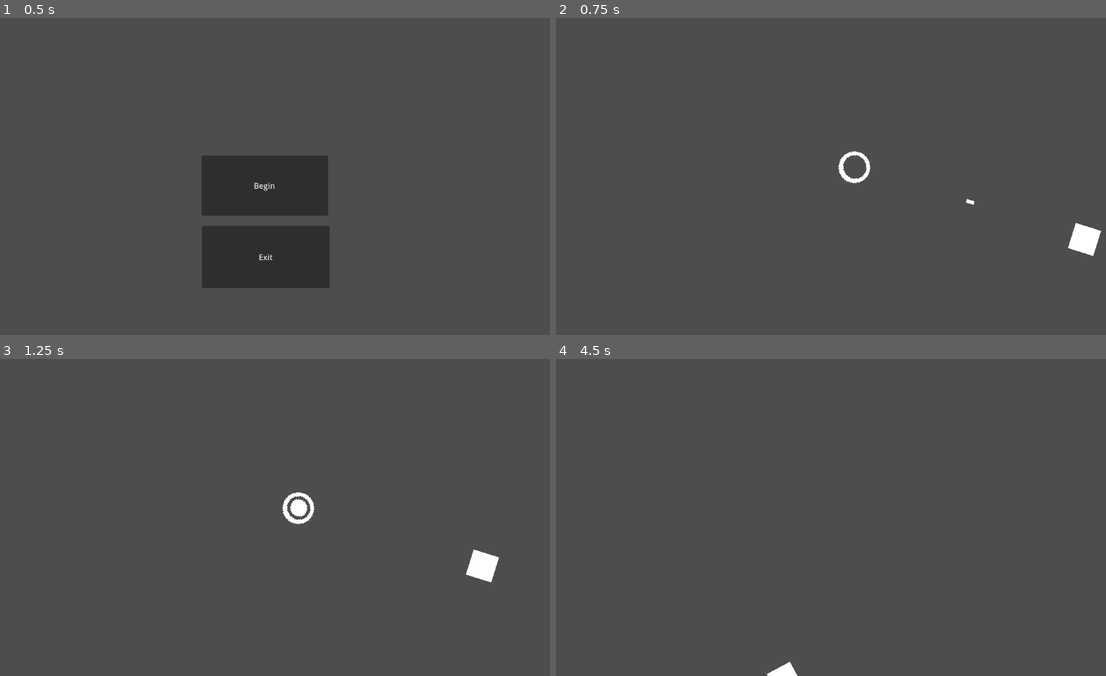
Above: before the commit, frames 1-4 (two rows, left to right).
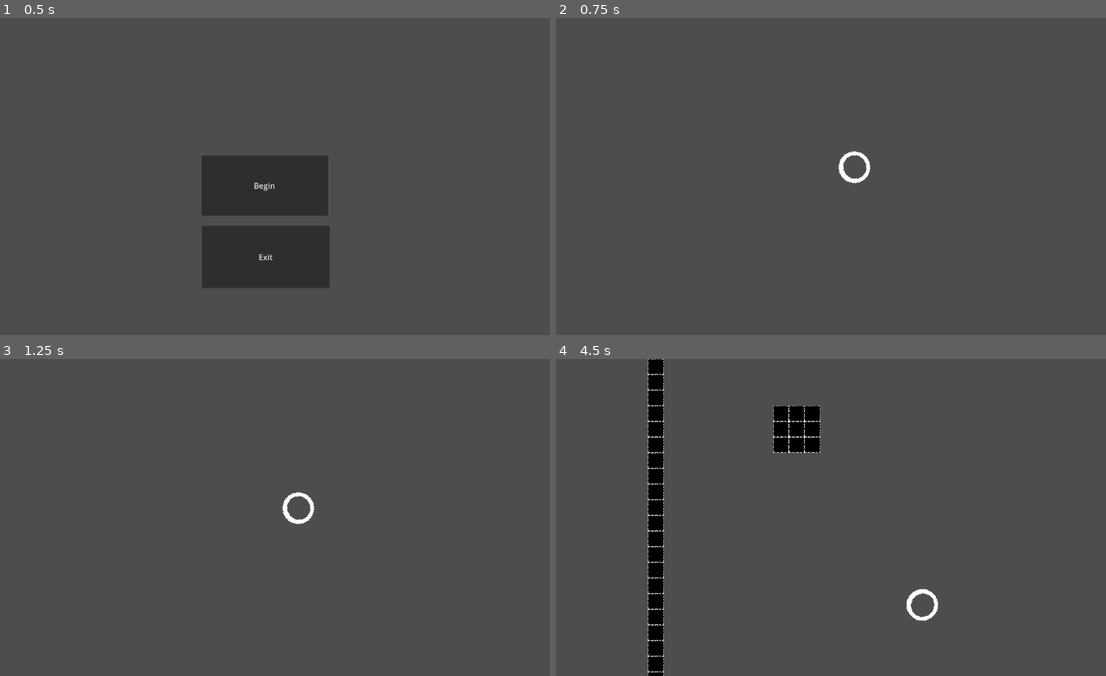
Above: after the commit, the same moments.

Repository: QuiescentTrip/Tavern-GameJam
Game: Godot game, scene res://Title.tscn
The game is run twice, just before and just after one commit, with the same random seed, the same clock (stepped at 60 frames per second) and the same inputs.
Inputs (mouse positions are in pixels of both pictures, inside the frame that each line leads up to):
- Up to frame 1 (0.5 s): no input
- Up to frame 2 (0.75 s): click "Begin" at 0.5 s
- Up to frame 3 (1.25 s): no input
- Up to frame 4 (4.5 s): move the mouse to (809, 580) at 1.27 s; hold W (up) 1.28-2.78 s; click (809, 580) at 1.35 s; move the mouse to (1007, 565) at 2.02 s; click (1007, 565) at 2.1 s; tap Enter at 2.75 s; move the mouse to (666, 469) at 2.77 s; hold A (left) 2.78-4.28 s; click (666, 469) at 2.85 s; move the mouse to (864, 517) at 3.52 s; click (864, 517) at 3.6 s; move the mouse to (754, 438) at 4.27 s; hold S (down) from 4.28 s (still down); click (754, 438) at 4.35 s

Frame 1 is identical in both runs. In frame 2, 0.4% of the frame differs, in the area x 74-100%, y 57-76%; in frame 3, 0.6%; in frame 4, 4.4%, in the area x 16-70%, y 0-100%.

Commit message:
enemy shi

Diff:
--- a/Godot/Enemies/Basic_Enemy.gd
+++ b/Godot/Enemies/Basic_Enemy.gd
@@ -7,8 +7,11 @@
 var direction
 
 @onready var cooldown = $cooldown
-@onready var player = get_parent().get_node("Player")
 @onready var end = $Marker2D
+@onready var player = get_parent().get_parent().get_node("Player")
+
+func _onready():
+	print(player)
 
 var bullet = preload("res://bullet.tscn")
 
--- a/Godot/Enemies/Basic_Enemy.tscn
+++ b/Godot/Enemies/Basic_Enemy.tscn
@@ -32,6 +32,7 @@
 [node name="cooldown" type="Timer" parent="."]
 wait_time = 0.7
 one_shot = true
+autostart = true
 
 [node name="Shot" type="AudioStreamPlayer2D" parent="."]
 stream = ExtResource("2_edh0e")
--- a/Godot/Player/Player.gd
+++ b/Godot/Player/Player.gd
@@ -50,6 +50,7 @@
 
 func onkill():
 	if !empty:
+		get_tree().paused = true
 		queue_free()
 	else:
 		AnimatedSprite.frame = 1
--- a/Godot/World.tscn
+++ b/Godot/World.tscn
@@ -1,10 +1,10 @@
-[gd_scene load_steps=9 format=3 uid="uid://c38ll0ycvi8wd"]
+[gd_scene load_steps=10 format=3 uid="uid://c38ll0ycvi8wd"]
 
 [ext_resource type="Script" path="res://bullet_manager.gd" id="1_glbaw"]
 [ext_resource type="Script" path="res://World.gd" id="1_kwgfm"]
 [ext_resource type="PackedScene" uid="uid://cdqg41xlkfgan" path="res://Player/Player.tscn" id="1_v1gjv"]
-[ext_resource type="PackedScene" uid="uid://5hcvsmt2jkty" path="res://Enemies/Basic_Enemy.tscn" id="4_76xhd"]
-[ext_resource type="AudioStream" uid="uid://fcqqmhpxnhky" path="res://music/newshit.wav" id="5_vgnqe"]
+[ext_resource type="Script" path="res://enemy_manager.gd" id="2_rpuov"]
+[ext_resource type="AudioStream" uid="uid://dia4wh8kteyq5" path="res://music/whaaa.wav" id="5_wp6un"]
 [ext_resource type="Texture2D" uid="uid://cq0kwh3vsbplk" path="res://sprites/Wall.png" id="6_66vul"]
 
 [sub_resource type="TileSetAtlasSource" id="TileSetAtlasSource_reu1t"]
@@ -20,8 +20,20 @@
 physics_layer_0/collision_layer = 1
 sources/0 = SubResource("TileSetAtlasSource_reu1t")
 
+[sub_resource type="RectangleShape2D" id="RectangleShape2D_n6tv2"]
+size = Vector2(35.6172, 20.2591)
+
 [node name="World" type="Node2D"]
+position = Vector2(1029, 1118)
 script = ExtResource("1_kwgfm")
+
+[node name="enemy_manager" type="Node2D" parent="."]
+script = ExtResource("2_rpuov")
+
+[node name="Timer" type="Timer" parent="enemy_manager"]
+wait_time = 2.0
+one_shot = true
+autostart = true
 
 [node name="bullet_manager" type="Node2D" parent="."]
 script = ExtResource("1_glbaw")
@@ -29,11 +41,8 @@
 [node name="Player" parent="." instance=ExtResource("1_v1gjv")]
 position = Vector2(216, 122)
 
-[node name="Basic_Enemy" parent="." instance=ExtResource("4_76xhd")]
-position = Vector2(707, 276)
-
 [node name="Music1" type="AudioStreamPlayer" parent="."]
-stream = ExtResource("5_vgnqe")
+stream = ExtResource("5_wp6un")
 autoplay = true
 
 [node name="Camera2D" type="Camera2D" parent="."]
@@ -43,3 +52,12 @@
 tile_set = SubResource("TileSet_d5u3d")
 format = 2
 layer_0/tile_data = PackedInt32Array(-2359297, 0, 0, -2424832, 0, 0, -2424831, 0, 0, -2424830, 0, 0, -2424829, 0, 0, -2 …(5917 unchanged characters)…
+
+[node name="Area2D" type="Area2D" parent="."]
+
+[node name="CollisionShape2D" type="CollisionShape2D" parent="Area2D"]
+position = Vector2(556.492, 3.87499)
+scale = Vector2(70.1623, -79.5567)
+shape = SubResource("RectangleShape2D_n6tv2")
+
+[connection signal="timeout" from="enemy_manager/Timer" to="enemy_manager" method="_on_timer_timeout"]
--- a/Godot/bullet.gd
+++ b/Godot/bullet.gd
@@ -4,7 +4,7 @@
 
 var team = -1
 var direction := Vector2.ZERO
-var speed = 25
+var speed = 15
 @onready var player = get_parent().get_parent().get_node("Player")
 
 func _ready():
--- a/Godot/bullet_manager.gd
+++ b/Godot/bullet_manager.gd
@@ -6,6 +6,8 @@
 
 func _on_bullet_fired_recieved(bullet, position, direction, team):
 	add_child(bullet)
+	if team == 0:
+		bullet.speed = 30
 	bullet.team = team
 	bullet.global_position = position
 	bullet.set_direction(direction)
--- /dev/null
+++ b/Godot/enemy_manager.gd
@@ -0,0 +1,30 @@
+extends Node2D
+
+@onready var Basic_Enemy = preload("res://Enemies/Basic_Enemy.tscn")
+@onready var player = get_parent().get_node("Player")
+
+var y = round(1500 - 16.25)
+var x = round(2400 - 577.485)
+var xpos = 577
+var ypos = 16
+var rng = RandomNumberGenerator.new()
+
+func _ready():
+	pass # Replace with function body.
+
+
+# Called every frame. 'delta' is the elapsed time since the previous frame.
+func _process(delta):
+	pass
+
+
+func _on_timer_timeout():
+	var pos = Vector2(randi_range(xpos, x), randi_range(ypos, y))
+	if player.position.distance_to(player.position) < 500:
+		var enemy = Basic_Enemy.instantiate()
+		enemy.position = pos
+		print(enemy.global_position)
+		add_child(enemy)
+		$Timer.start()
+	else:
+		_on_timer_timeout()
Not shown, added: Godot/music/Quickie.wav.import
Not shown, added: Godot/music/whaaa.wav.import
Not shown, added: Godot/music/Quickie.wav
Not shown, added: Godot/music/whaaa.wav
